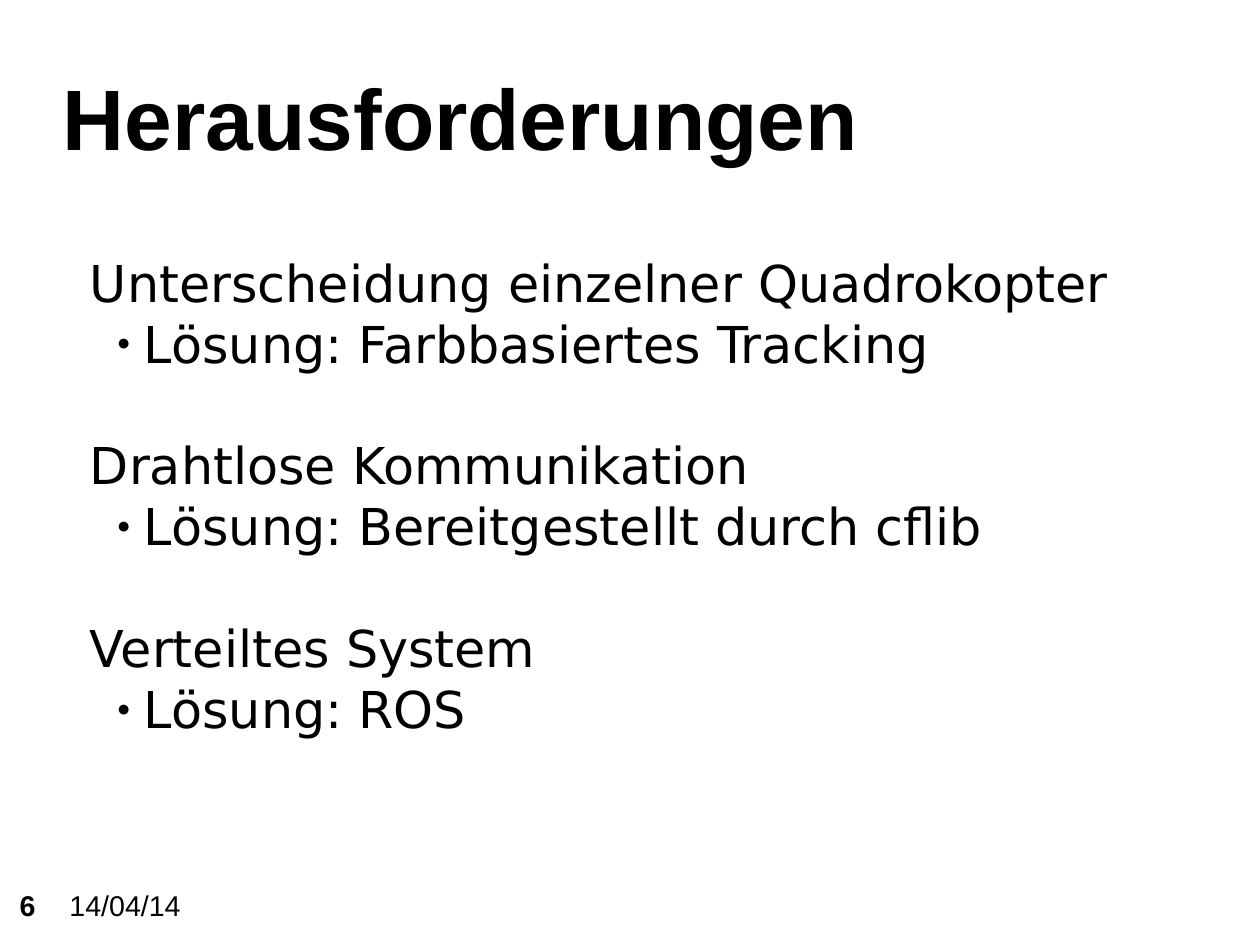
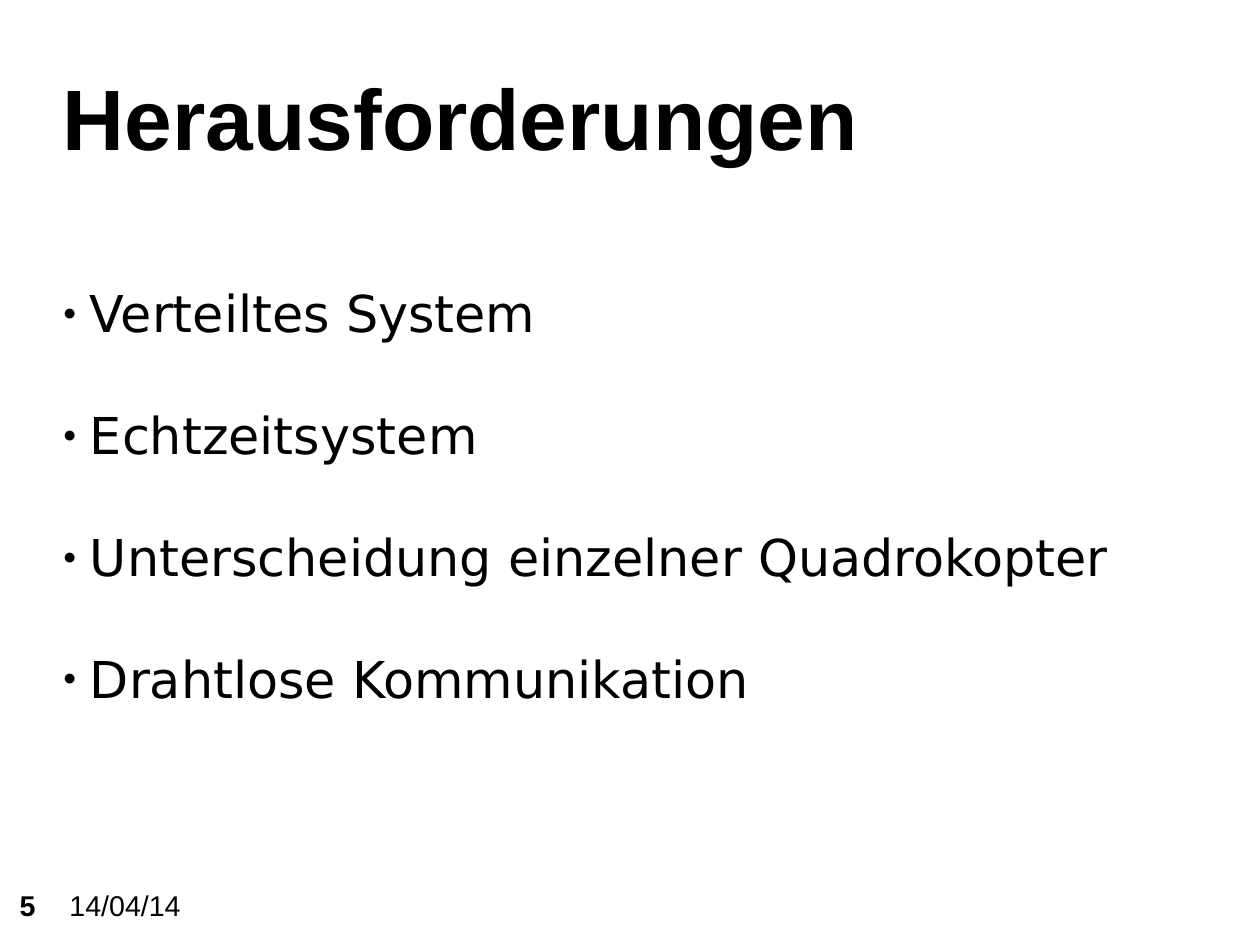
Before and after one commit to KITrokopter/Presentation, a slide deck: slide 5 of PresentationInTotal v0.1.odp (slide 6 before the commit). Drawn at 1260x945 pixels with LibreOffice and Linux fonts; fonts in the diff are those of the drawing; background and template pictures are left out. Boxes give left, top, right and bottom in pixels: in the first picture for what was removed or moved away, otherwise in the second. Text is boxed around its words. In the diff, an @@ line names an element or a change of style, - is before the commit and + after.

```diff
--- a/PresentationInTotal v0.1.odp
+++ b/PresentationInTotal v0.1.odp
@@ subtitle at [90,293,535,465]: paragraphs added @@
+● Verteiltes System
+● Echtzeitsystem
@@ subtitle at [144,324,928,374]: paragraph removed @@
-    ● Lösung: Farbbasiertes Tracking
@@ subtitle at [90,506,982,739]: paragraphs removed @@
-    ● Lösung: Bereitgestellt durch cflib
-Verteiltes System
-    ● Lösung: ROS
@@ subtitle at [90,537,1107,699]: bullet none to ● @@
@@ page number at [20,896,36,917]: text changed @@
-6
+5
```
Also in this commit, not shown: 6 other slides changed, 2 slides removed.
